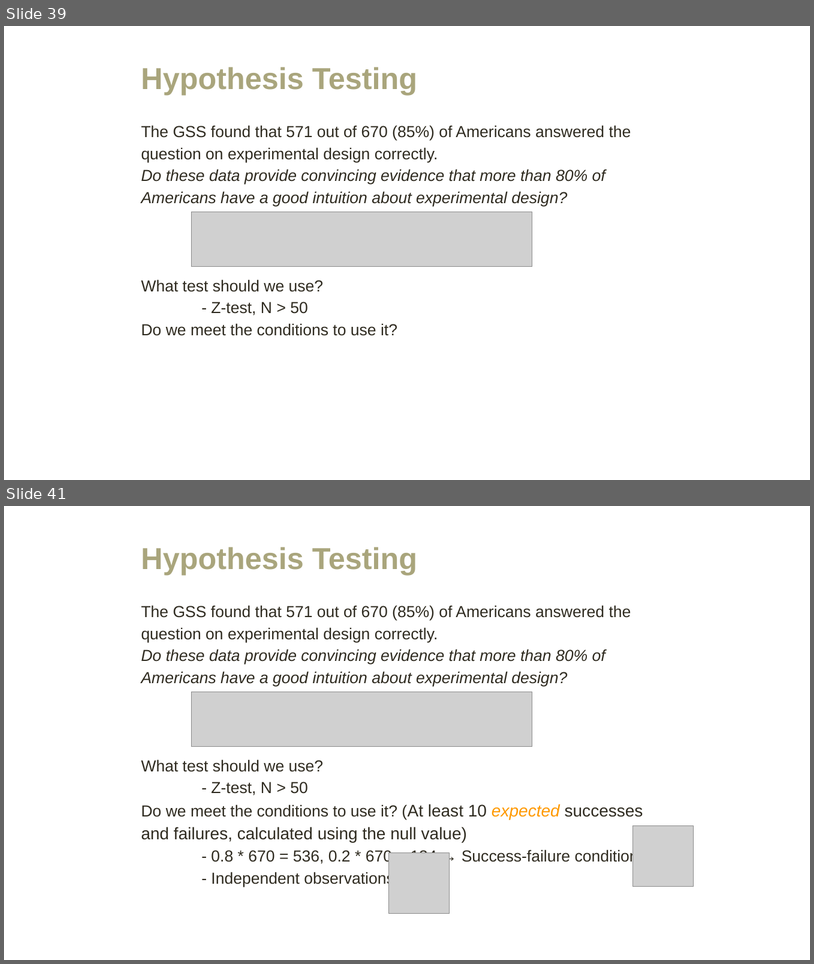
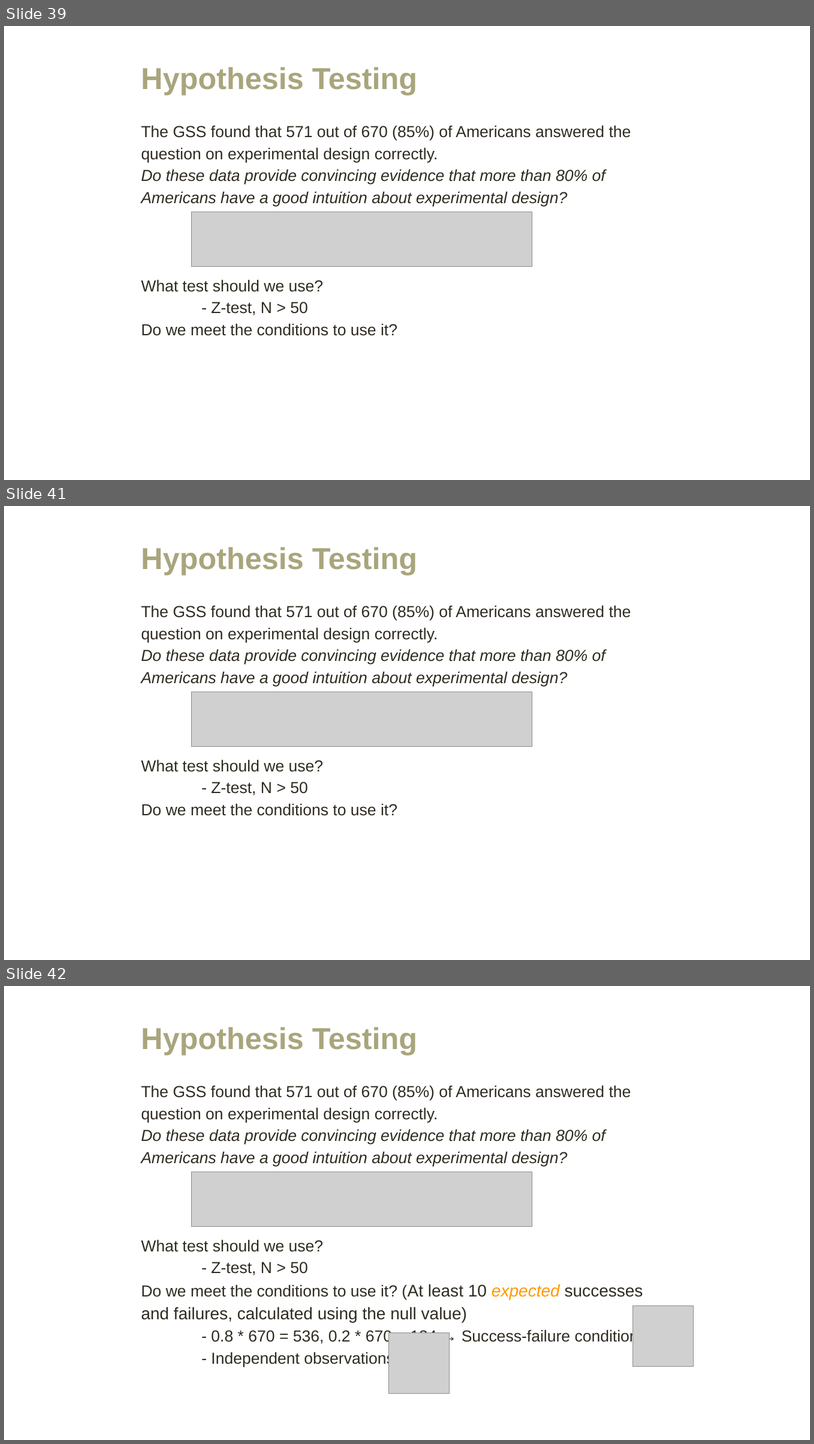
Before and after one commit to amosca01/MATH108-F23, a slide deck: slides/15-single-proportion.pptx. Shown one above the other, each under a label of ours: slides 39 and 41 before the commit, slides 39, 41 and 42 after it; the slides between them are not shown. The pictures are 814x964 and 814x1444 pixels, drawn with LibreOffice and Linux fonts; fonts in the diff are those of the drawing; grey boxes stand for pictures. Boxes give left, top, right and bottom in pixels: in the first picture for what was removed or moved away, otherwise in the second. Text is boxed around its words. In the diff, an @@ line names an element or a change of style, - is before the commit and + after.

```diff
--- a/slides/15-single-proportion.pptx
+++ b/slides/15-single-proportion.pptx
@@ slide 41 added at [4, 506, 810, 960], background #FFFFFF @@
@@ title added at [141, 547, 417, 575], 36 pt, text #A9A57C, bold @@
+Hypothesis Testing
@@ text added at [141, 605, 632, 816], 19 pt, text #2F2B20 @@
+The GSS found that 571 out of 670 (85%) of Americans answered the question on experimental design correctly.
+Do these data provide convincing evidence that more than 80% of Americans have a good intuition about experimental design?
+What test should we use?
+- Z-test, N > 50
+Do we meet the conditions to use it?
@@ picture added at [192, 692, 533, 746] @@
@@ what was slide 41 is now slide 42 @@
```
Also in this commit, not shown: 1 slide changed, 1 other file.
